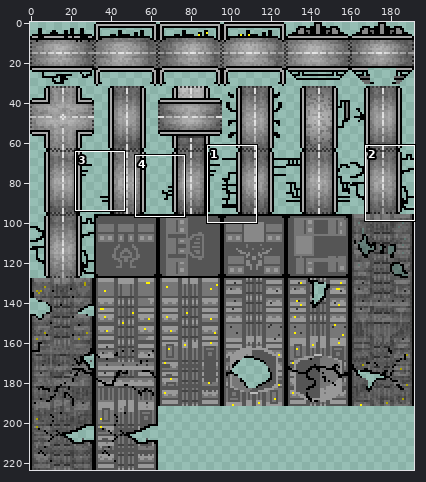
Edited in one commit: sprite sheet (Apocalypse.Any.Client/Content/Image/miniCity.png). The first picture is a wide view before the edit; the outline marks the close-up.
Close-up. First the earlier version:
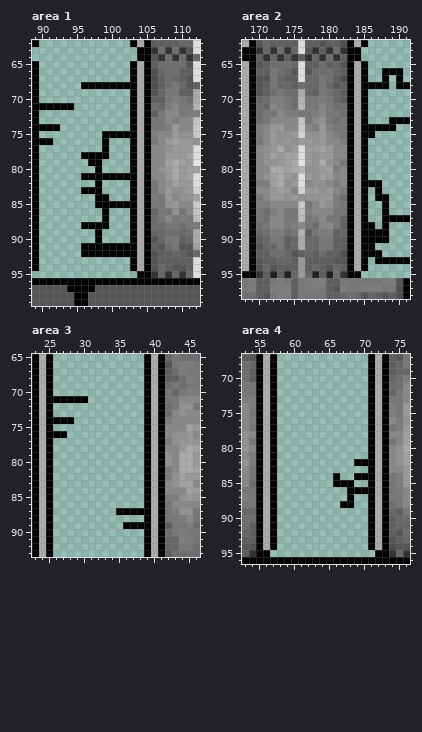
The file is 192x224 pixels. Pixels under 10% opacity are left out. Colours within 5 levels of each other are drawn and written as one. Shown: area 1: x 89..112, y 62..99; area 2: x 168..191, y 62..98; area 3: x 23..46, y 65..93; area 4: x 53..76, y 67..96. The commit also changed other parts of the picture, which this record leaves out.
After the commit:
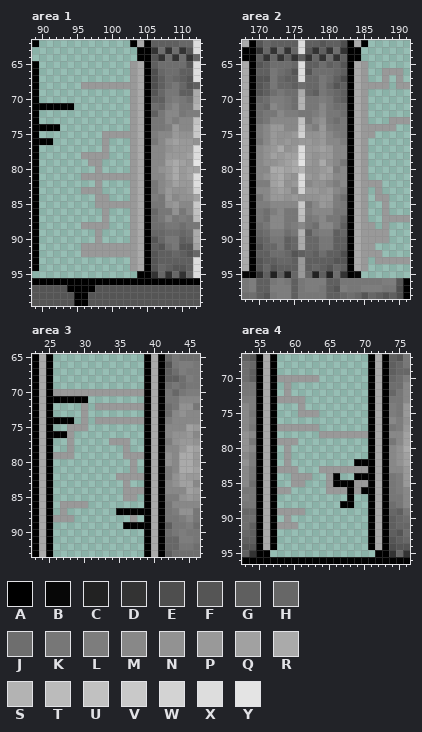
Palette (. is transparent): A #000000  B #070707  C #222222  D #333333  E #4e4e4e  F #555555  G #5f5f5f  H #676767  J #6e6e6e  K #777777  L #7d7d7d  M #888888  N #929292  P #999999  Q #a1a1a1  R #aaaaaa  S #b3b3b3  T #bbbbbb  U #c1c1c1  V #c9c9c9  W #d3d3d3  X #dddddd  Y #e4e4e4
What changed:
Changed rows in their new state; - is an unchanged pixel.
Area 1:
first column x 96:
 65 -------P
 66 -------P
 67 -------P
 68 PPPPPPPP
 69 -------P
 70 -------P
 71 -------P
 72 -------P
 73 -------P
 74 -------P
 75 ---PPPPP
 76 ---P---P
 77 ---P---P
 78 PPPP---P
 79 -PP----P
 80 --P----P
 81 PPPPPPPP
 82 --P----P
 83 PPP----P
 84 --PP---P
 85 --PPPPPP
 86 ---P---P
 87 ---P---P
 88 PPPP---P
 89 --P----P
 90 --P----P
 91 PPPPPPPP
 92 PPPPPPPP
 93 -------P
 94 -------P
Area 2:
first column x 185:
65 P------
66 P--PPP-
67 P--P-P-
68 PPPP-PP
69 P------
70 P------
71 P------
72 P------
73 P---PPP
74 PPPPP--
75 PP-----
76 P------
77 P------
78 P------
79 P------
80 P------
81 P------
82 PPP----
83 P-P----
84 P-PP---
85 P--P---
86 P--P---
87 P--PPPP
88 PP-P---
89 PPPP---
90 PPPP---
91 PP-----
92 PPP----
93 P-PPPPP
94 P------
Area 3:
first column x 26:
70 PPPPPPPPPPPPP
72 ----P-PPPPPPP
73 ----P--------
74 ----P-PPPPPPP
75 --PPP--------
76 --P----------
77 --P-----PPP--
78 --P-------P--
79 PPP-------PPP
80 -----------P-
81 -----------P-
82 ---------PPPP
83 ----------P--
84 ----------PPP
85 ----------PP-
86 -PPPP--------
87 -P-----------
88 PPP--------P-
Area 4:
first column x 58:
70 PPPPPP-------
71 -P-----------
72 -P-----------
73 PPPP---------
74 ---P---------
75 ---PPP-------
77 PPPPPP-------
78 ------PPPPPPP
79 PPP----------
80 -P-----------
81 -P-----------
82 -P-----------
83 PPP---PPPPPPP
84 --PPP--P-----
85 --PP---P---PP
86 PP-----PPP-P-
89 PPPP---------
90 -P-----------
91 PPP----------
Changed places in both close-ups, as pixel boxes (x1, y1, x2, y2):
changed: (81, 61, 137, 271)
changed: (361, 61, 410, 271)
added: (53, 389, 144, 522)
changed: (277, 375, 368, 529)
